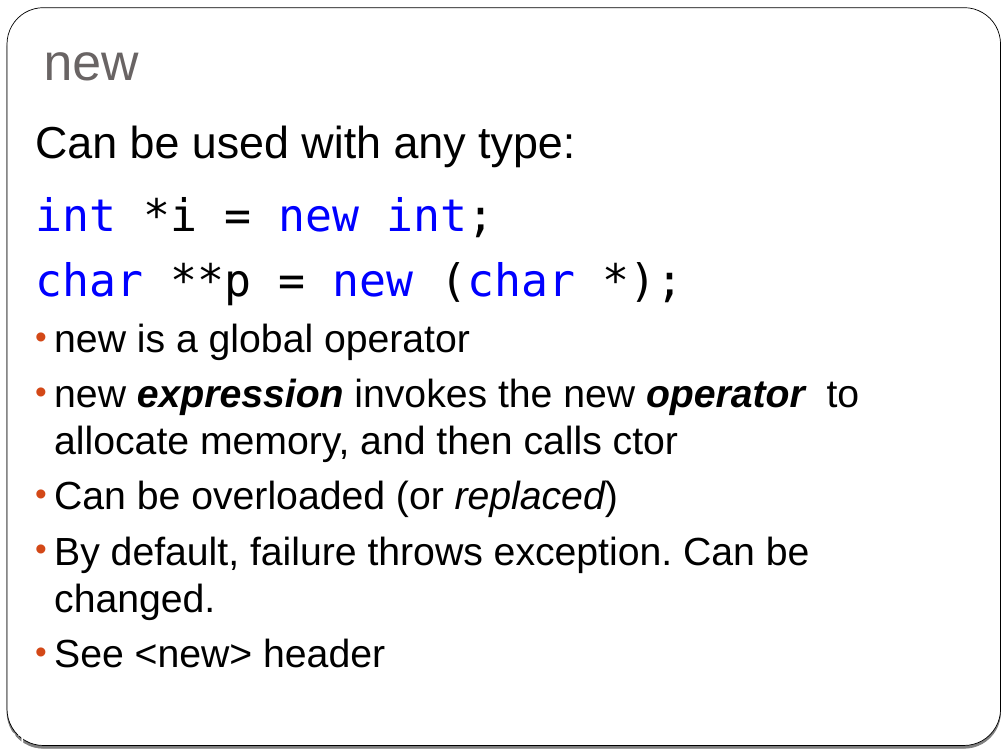
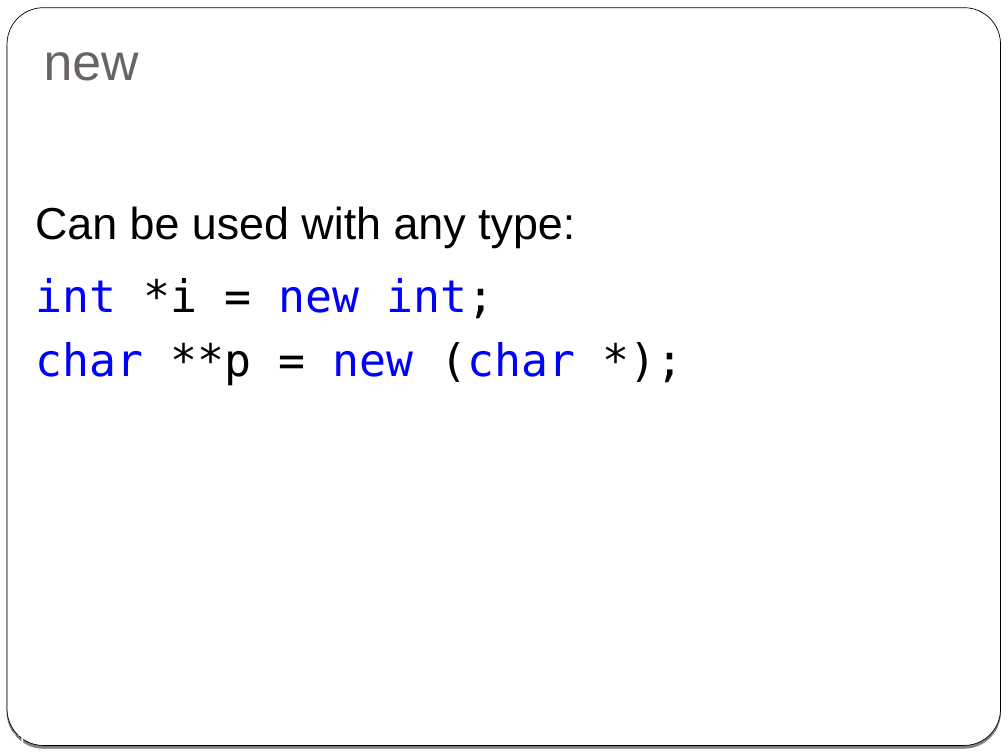
Before and after one commit to cpp-at-ariel/cpp-5778, a slide deck: slide 31 of week02-classes-constructors-destructors/slides-classes.odp. Drawn at 1008x756 pixels with LibreOffice and Linux fonts; fonts in the diff are those of the drawing. Boxes give left, top, right and bottom in pixels: in the first picture for what was removed or moved away, otherwise in the second. Text is boxed around its words. In the diff, an @@ line names an element or a change of style, - is before the commit and + after.

```diff
--- a/week02-classes-constructors-destructors/slides-classes.odp
+++ b/week02-classes-constructors-destructors/slides-classes.odp
@@ text "Can be used with any ..." moved from (x1=35, y1=125, x2=860, y2=668) to (x1=35, y1=206, x2=575, y2=386) @@
@@ text at (x1=54, y1=323, x2=860, y2=668): paragraphs removed @@
-• new is a global operator
-• new expression invokes the new operator to allocate memory, and then calls ctor
-• Can be overloaded (or replaced)
-• By default, failure throws exception. Can be changed.
-• See <new> header
```
Also in this commit, not shown: 6 other slides changed, 3 other files.
